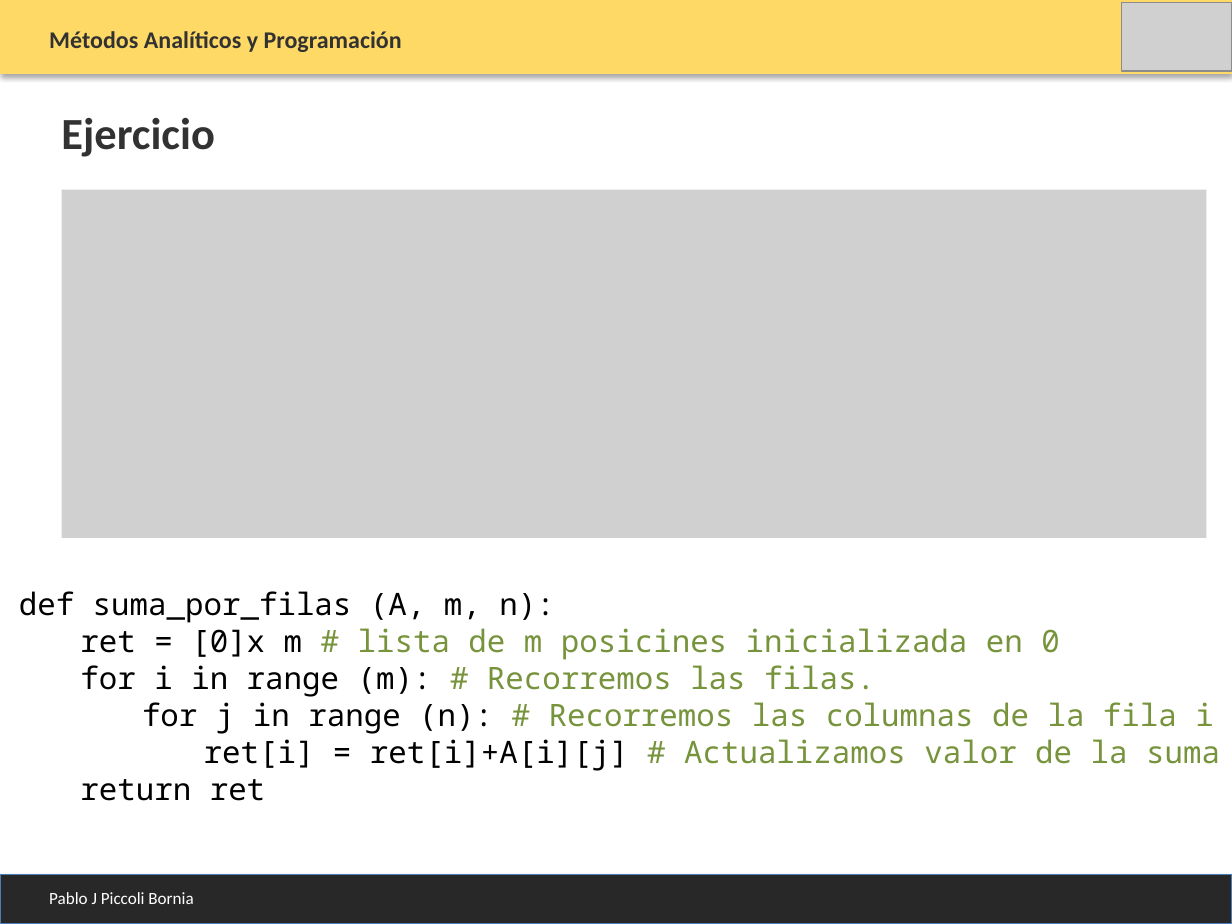
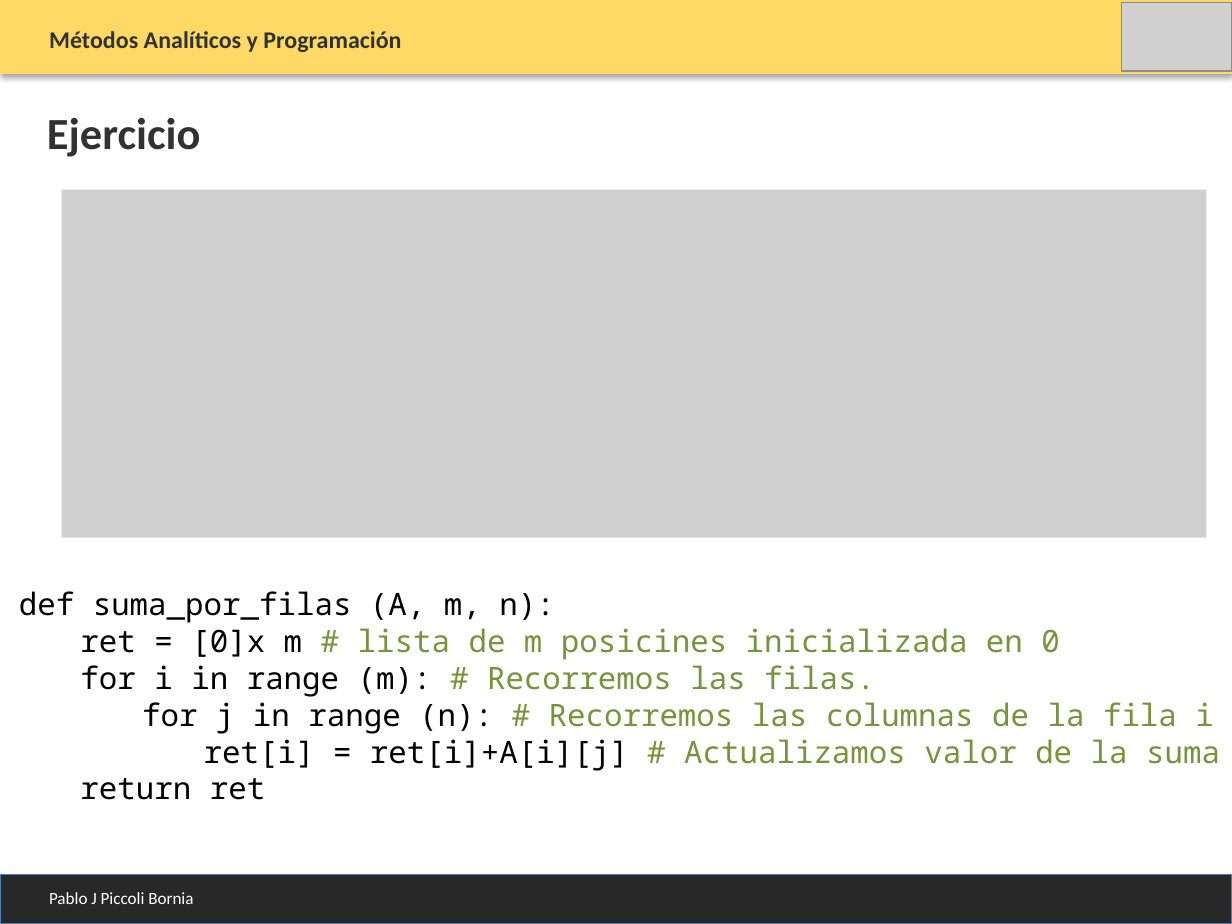
Before and after one commit to PabloPicc/MAyP_2026_1S, a slide deck: slide 13 of clases_teoricas_2026/Clase_9_Matrices.pptx. Drawn at 1232x924 pixels with LibreOffice and Linux fonts; fonts in the diff are those of the drawing; grey boxes stand for pictures. Boxes give left, top, right and bottom in pixels: in the first picture for what was removed or moved away, otherwise in the second. Text is boxed around its words. In the diff, an @@ line names an element or a change of style, - is before the commit and + after.

```diff
--- a/clases_teoricas_2026/Clase_9_Matrices.pptx
+++ b/clases_teoricas_2026/Clase_9_Matrices.pptx
@@ text "Ejercicio": place and size @@
-text "Ejercicio" at (61, 118, 215, 157)
+text "Ejercicio" at (47, 118, 201, 157)
@@ rectangle at (0, 875, 1232, 924): outline #4B7EBC 0.75 pt to #4A7EBB 0.75 pt @@
```
Also in this commit, not shown: 13 other slides changed, 28 other files.
